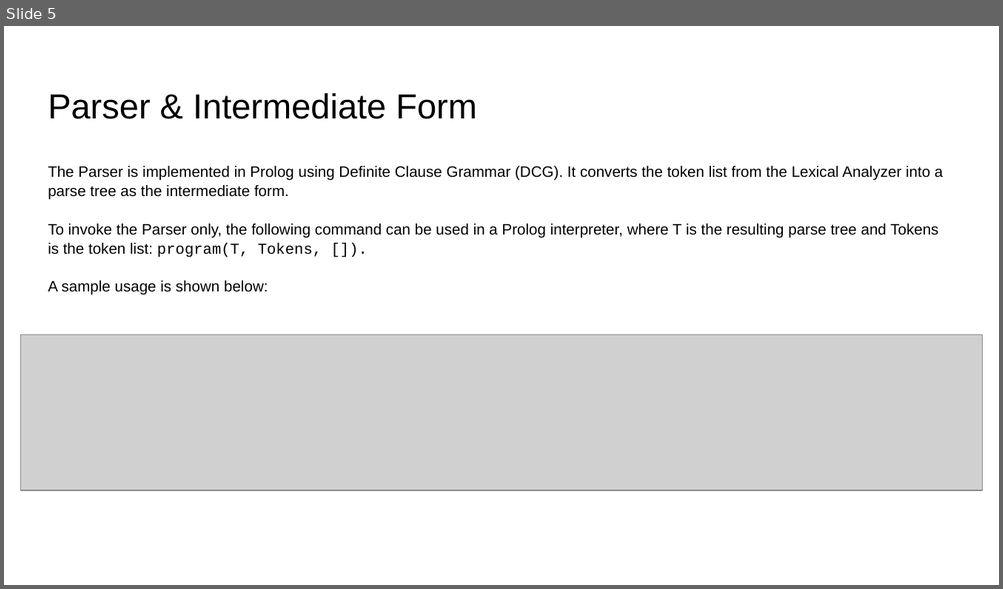
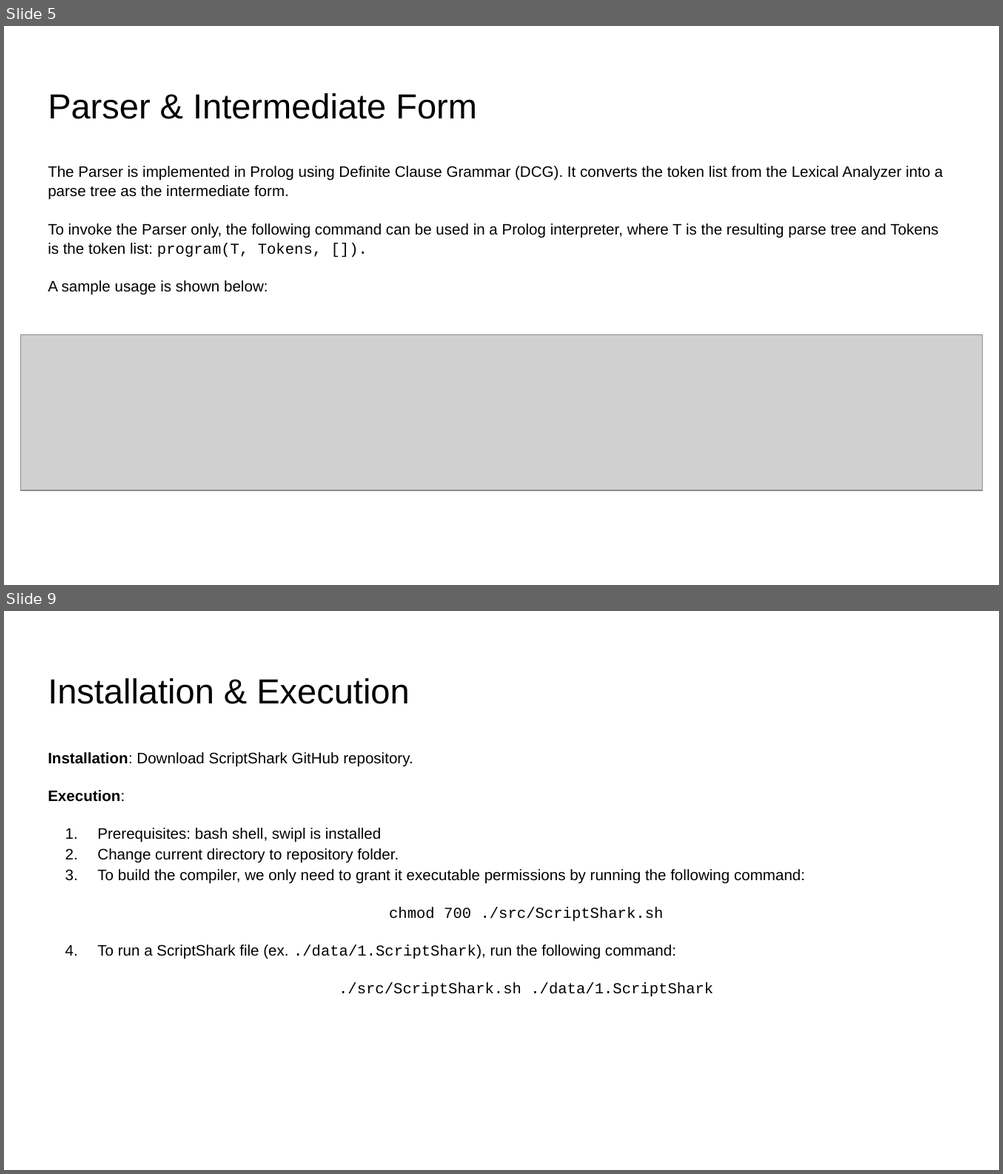
Before and after one commit to angelaczh/SER502-ScriptShark-Team13, a slide deck: doc/Documentation.pptx. Shown one above the other, each under a label of ours: slide 5 before the commit, slides 5 and 9 after it; the slides between them are not shown. The pictures are 1003x589 and 1003x1174 pixels, drawn with LibreOffice and Linux fonts; fonts in the diff are those of the drawing; grey boxes stand for pictures. Boxes give left, top, right and bottom in pixels: in the first picture for what was removed or moved away, otherwise in the second. Text is boxed around its words. In the diff, an @@ line names an element or a change of style, - is before the commit and + after.

```diff
--- a/doc/Documentation.pptx
+++ b/doc/Documentation.pptx
@@ slide 9 added at (4,611,999,1170), background #FFFFFF @@
@@ title added at (48,678,409,704), 25.2 pt, text #000000 @@
+Installation & Execution
@@ text added at (48,752,805,997), 11 pt, text #000000 @@
+Installation: Download ScriptShark GitHub repository.
+Execution:
+1. Prerequisites: bash shell, swipl is installed
+2. Change current directory to repository folder.
+3. To build the compiler, we only need to grant it executable permissions by running the following command:
+chmod 700 ./src/ScriptShark.sh
+1. To run a ScriptShark file (ex. ./data/1.ScriptShark), run the following command:
+./src/ScriptShark.sh ./data/1.ScriptShark
```
Also in this commit, not shown: 1 slide changed, 8 other slides added, 3 slides removed.
